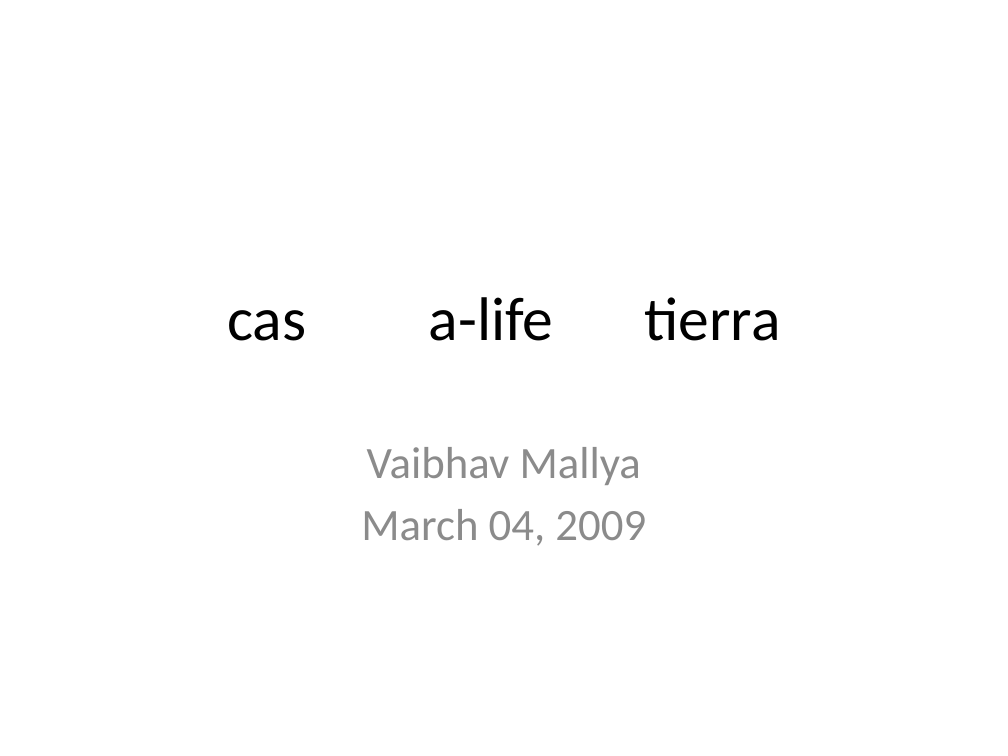
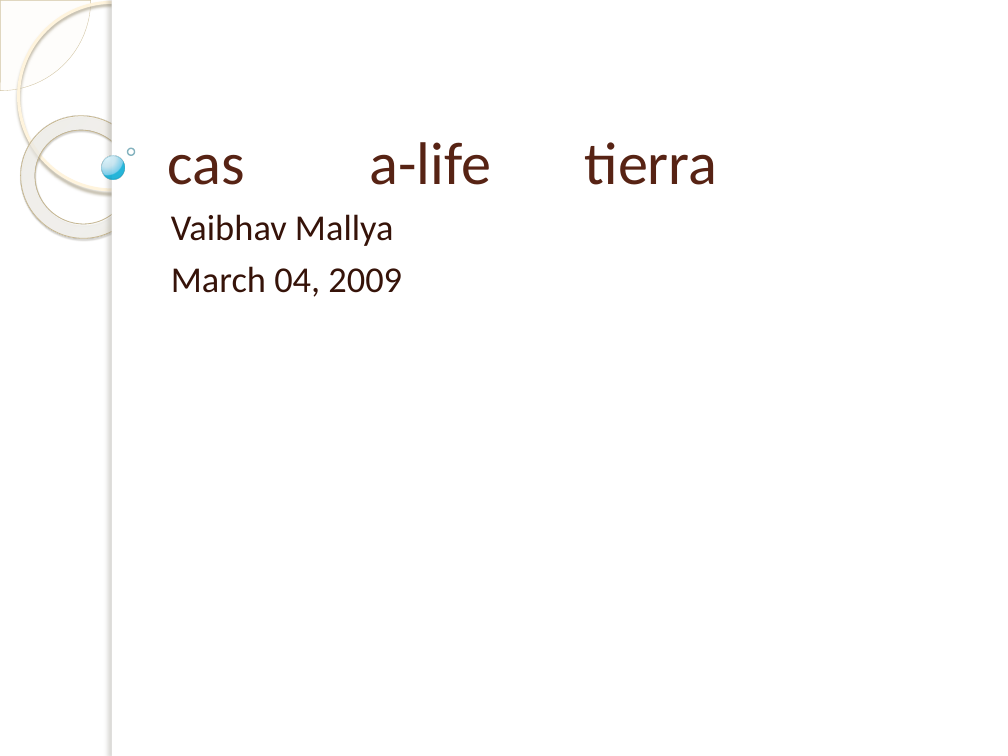
Before and after one commit to mallyvai/4holland, a slide deck: slide 1 of tierra.pptx. Drawn at 1008x756 pixels with LibreOffice and Linux fonts; fonts in the diff are those of the drawing; background and template pictures are left out. Boxes give left, top, right and bottom in pixels: in the first picture for what was removed or moved away, otherwise in the second. Text is boxed around its words. In the diff, an @@ line names an element or a change of style, - is before the commit and + after.

```diff
--- a/tierra.pptx
+++ b/tierra.pptx
@@ pie slice (boxed as its full ellipse) added at <box>0,0,91,91</box>, fill #FEFAF4 at 33% opacity, outline #D3C39F 0.25 pt @@
@@ ellipse added at <box>18,2,206,190</box>, outline #FFF5DE 2.15 pt @@
@@ rectangle added at <box>112,0,1008,756</box>, fill #FFFFFF @@
@@ rectangle added at <box>112,0,120,756</box>, fill #FFFFFF @@
@@ title "cas a-life tierra": place and size @@
-title "cas a-life tierra" at <box>227,297,780,341</box>
+title "cas a-life tierra" at <box>168,142,718,185</box>
@@ title "cas a-life tierra" at <box>168,142,718,185</box>: size 44 to 43 pt, text colour #000000 to #572314; alignment centre to left; vertical alignment middle to bottom @@
@@ donut added at <box>0,91,169,263</box>, fill gradient #FFFCF6 to #FFFEFB to #F0D28E, outline #C7B893 0.58 pt @@
@@ ellipse added at <box>128,148,135,155</box>, outline #318093 1 pt @@
@@ ellipse added at <box>102,156,125,179</box>, fill gradient #DAF4FF to #C3E3F0 to #6BC7E8 to #00ABD5, outline #308EA5 0.16 pt @@
@@ subtitle "Vaibhav Mallya": place and size @@
-subtitle "Vaibhav Mallya" at <box>361,447,646,546</box>
+subtitle "Vaibhav Mallya" at <box>171,214,402,297</box>
@@ subtitle "Vaibhav Mallya" at <box>171,214,402,297</box>: size 32 to 26 pt, text colour #8C8C8C to #361309; alignment centre to left; indent changed @@
```
Also in this commit, not shown: 10 other slides changed, 7 slides added, 3 slides removed.
